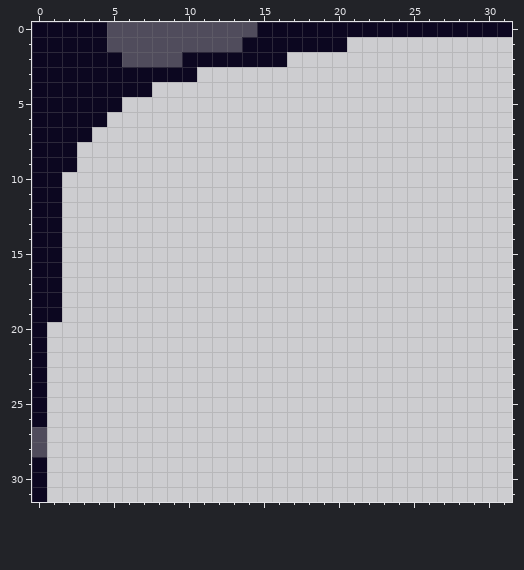
Two versions of one pixel-art sprite, Assets/Textures/Tree/wood/tile6.png. Above, as it was before the edit.
The file is 32x32 pixels.
Now the later version:
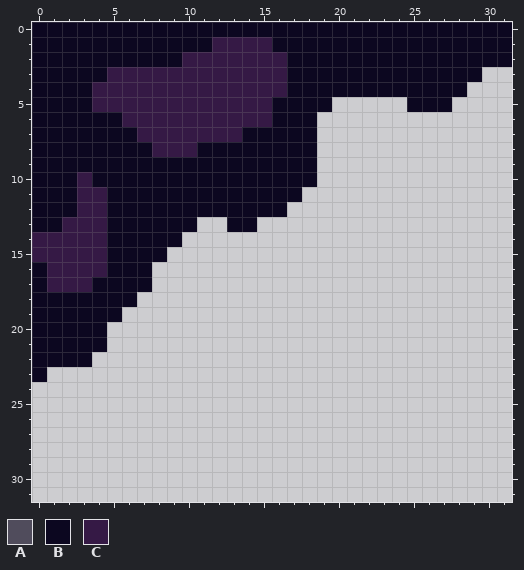
Palette (. is transparent): A #504c5c  B #0c0720  C #351945
Edits made:
Changed rows in their new state; - is an unchanged pixel.
first column x 0:
 0 -----BBBBBBBBBB-----------------
 1 -----BBBBBBBCCCC-----BBBBBBBBBBB
 2 ------BBBBCCCCCCCBBBBBBBBBBBBBBB
 3 -----CCCCCCCCCCCCBBBBBBBBBBBBB--
 4 ----CCCCCCCCCCCCCBBBBBBBBBBBB---
 5 ----CCCCCCCCCCCCBBBB-----BBB----
 6 -----BCCCCCCCCCCBBB-------------
 7 ----BBBCCCCCCCBBBBB-------------
 8 ---BBBBBCCCBBBBBBBB-------------
 9 ---BBBBBBBBBBBBBBBB-------------
10 --BCBBBBBBBBBBBBBBB-------------
11 --BCCBBBBBBBBBBBBB--------------
12 --BCCBBBBBBBBBBBB---------------
13 --CCCBBBBBB--BB-----------------
14 CCCCCBBBBB----------------------
15 CCCCCBBBB-----------------------
16 -CCCCBBB------------------------
17 -CCCBBBB------------------------
18 --BBBBB-------------------------
19 --BBBB--------------------------
20 -BBBB---------------------------
21 -BBBB---------------------------
22 -BBB----------------------------
24 .-------------------------------
25 .-------------------------------
26 .-------------------------------
27 .-------------------------------
28 .-------------------------------
29 .-------------------------------
30 .-------------------------------
31 .-------------------------------
